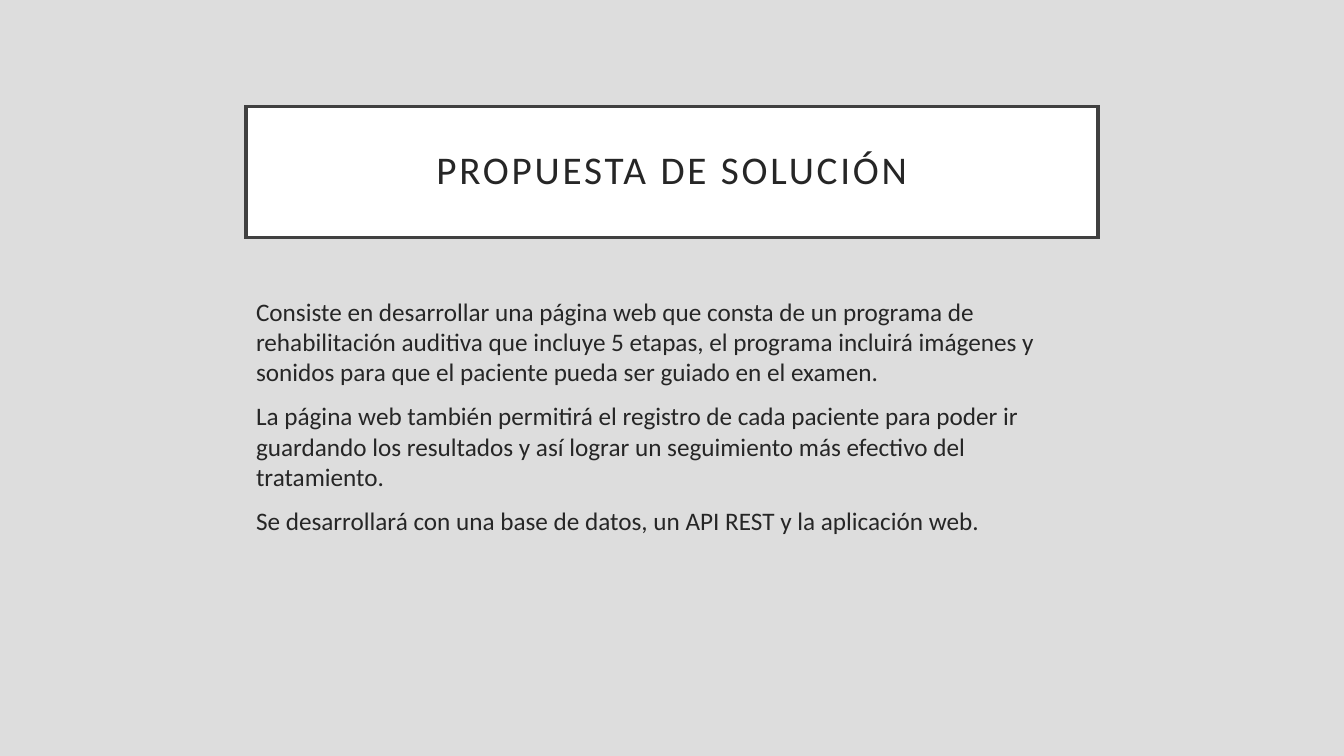
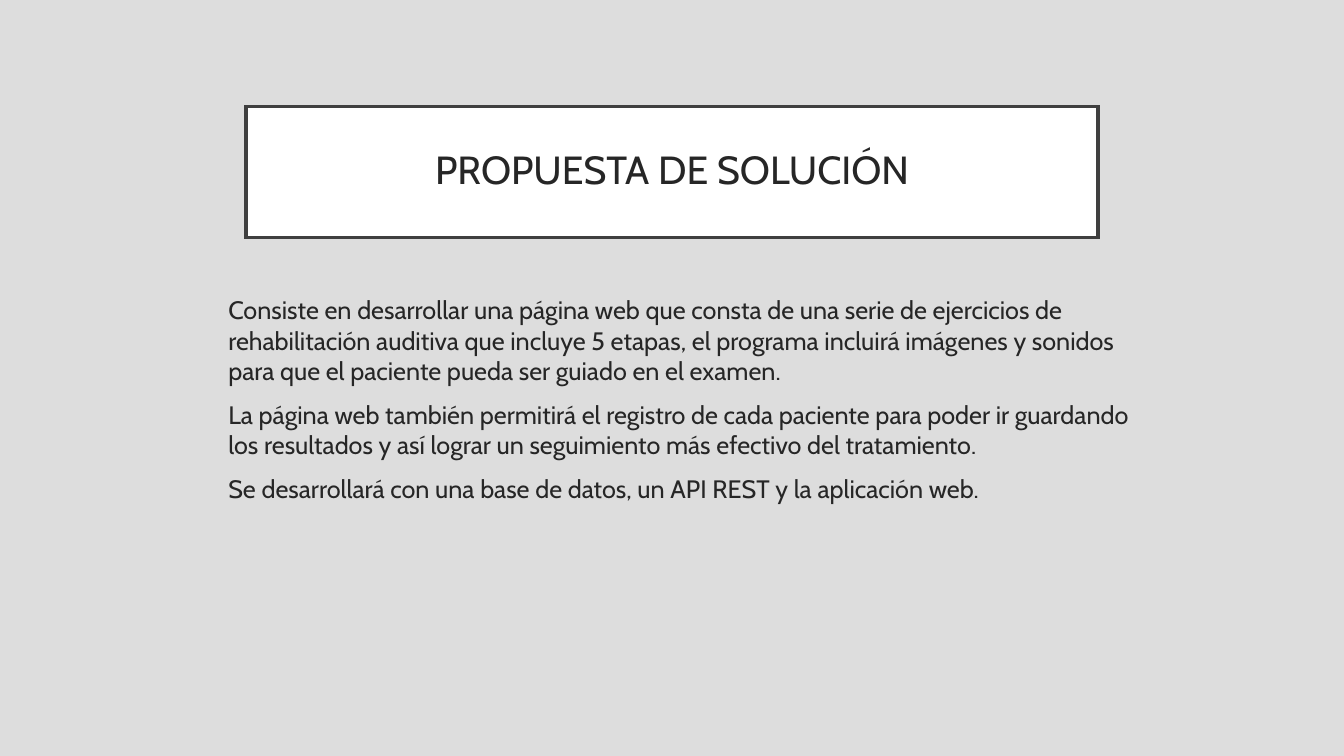
Before and after one commit to lucasconfalonieri/Audiestimulos, a slide deck: slide 6 of Presentación Intercatedra.pptx (slide 7 before the commit). Drawn at 1344x756 pixels with LibreOffice and Linux fonts; fonts in the diff are those of the drawing. Boxes give left, top, right and bottom in pixels: in the first picture for what was removed or moved away, otherwise in the second. Text is boxed around its words. In the diff, an @@ line names an element or a change of style, - is before the commit and + after.

Commit message:
ppt

```diff
--- a/Presentación Intercatedra.pptx
+++ b/Presentación Intercatedra.pptx
@@ title "PROPUESTA DE SOLUCIÓN" at bbox=[246, 106, 1098, 237]: font Calibri to Cabin, letter spacing 2 to 0 pt; outline #404040 2.5 pt to #3F3F3F 2.5 pt @@
@@ text "Consiste en desarrollar una página ...": place and size @@
-text "Consiste en desarrollar una página ..." at bbox=[256, 303, 1033, 534]
+text "Consiste en desarrollar una página ..." at bbox=[228, 300, 1129, 504]
@@ text at bbox=[228, 300, 1114, 386]: text changed; font Calibri to Cabin @@
-Consiste en desarrollar una página web que consta de un programa de rehabilitación auditiva que incluye 5 etapas, el programa incluirá imágenes y sonidos para que el paciente pueda ser guiado en el examen.
+Consiste en desarrollar una página web que consta de una serie de ejercicios de rehabilitación auditiva que incluye 5 etapas, el programa incluirá imágenes y sonidos para que el paciente pueda ser guiado en el examen.
@@ text at bbox=[228, 405, 1129, 504]: font Calibri to Cabin in "La página web también permitirá el registro ...", "Se desarrollará con una base de datos, ..." @@
```
Also in this commit, not shown: 9 other slides changed, 1 slide added, 1 slide removed.
